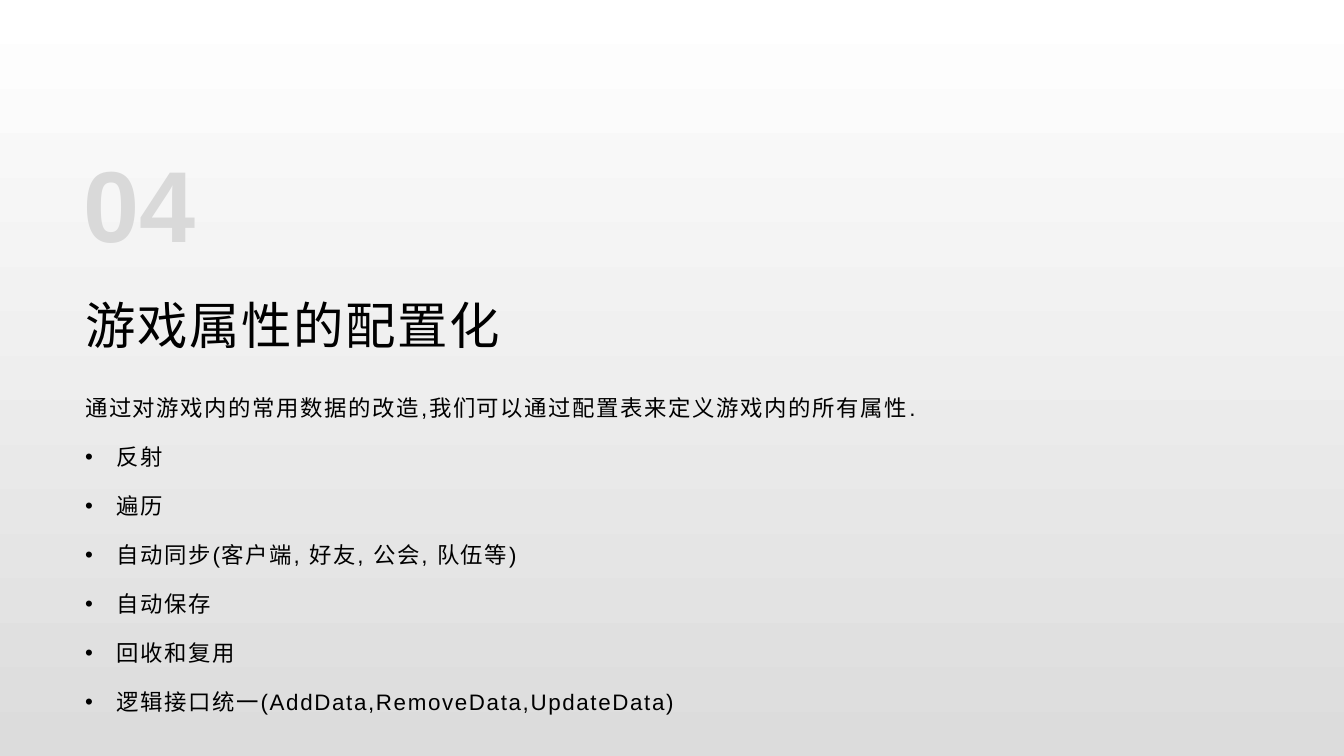
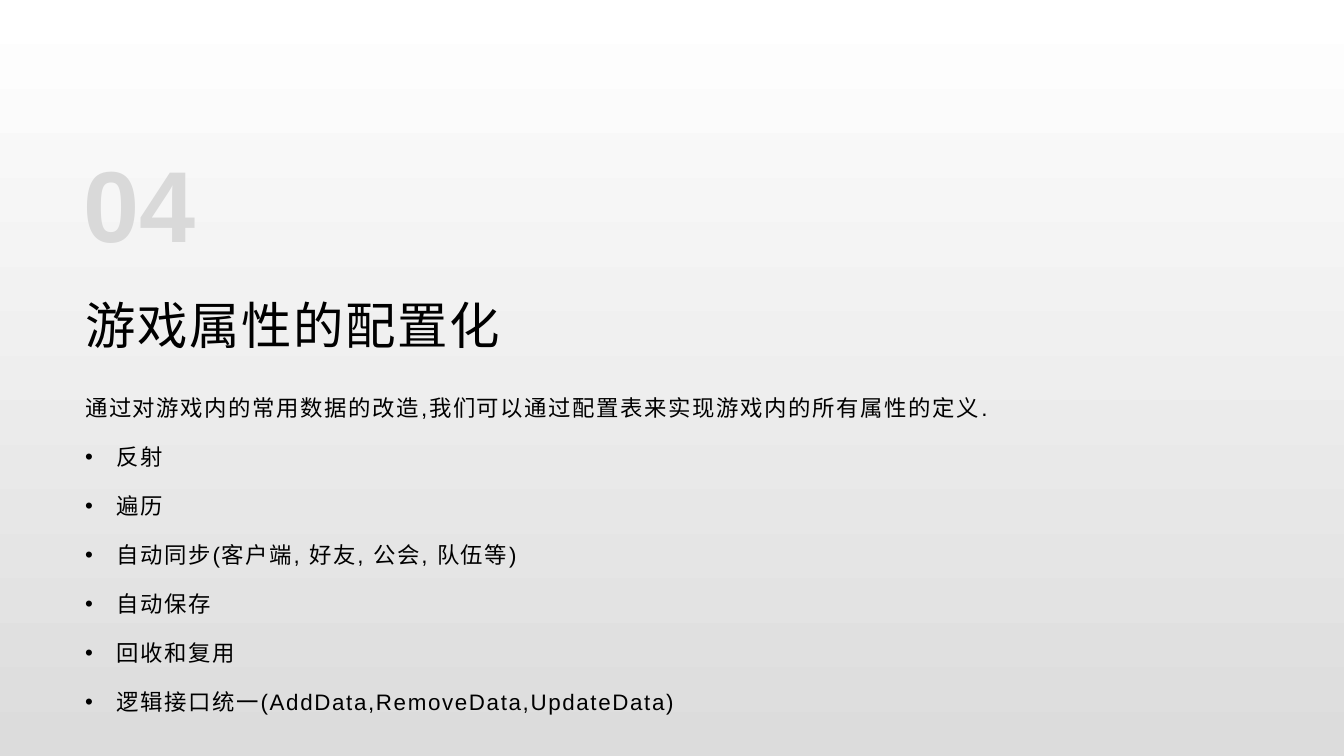
Before and after one commit to lori227/KFrame, a slide deck: slide 25 of _doc/KFrame.pptx (slide 24 before the commit). Drawn at 1344x756 pixels with LibreOffice and Linux fonts; fonts in the diff are those of the drawing. Boxes give left, top, right and bottom in pixels: in the first picture for what was removed or moved away, otherwise in the second. Text is boxed around its words. In the diff, an @@ line names an element or a change of style, - is before the commit and + after.

```diff
--- a/_doc/KFrame.pptx
+++ b/_doc/KFrame.pptx
@@ text at [85, 397, 979, 419]: text changed @@
-通过对游戏内的常用数据的改造,我们可以通过配置表来定义游戏内的所有属性.
+通过对游戏内的常用数据的改造,我们可以通过配置表来实现游戏内的所有属性的定义.
```
Also in this commit, not shown: 7 other slides changed, 6 slides added, 2 slides removed, 1 other file.
